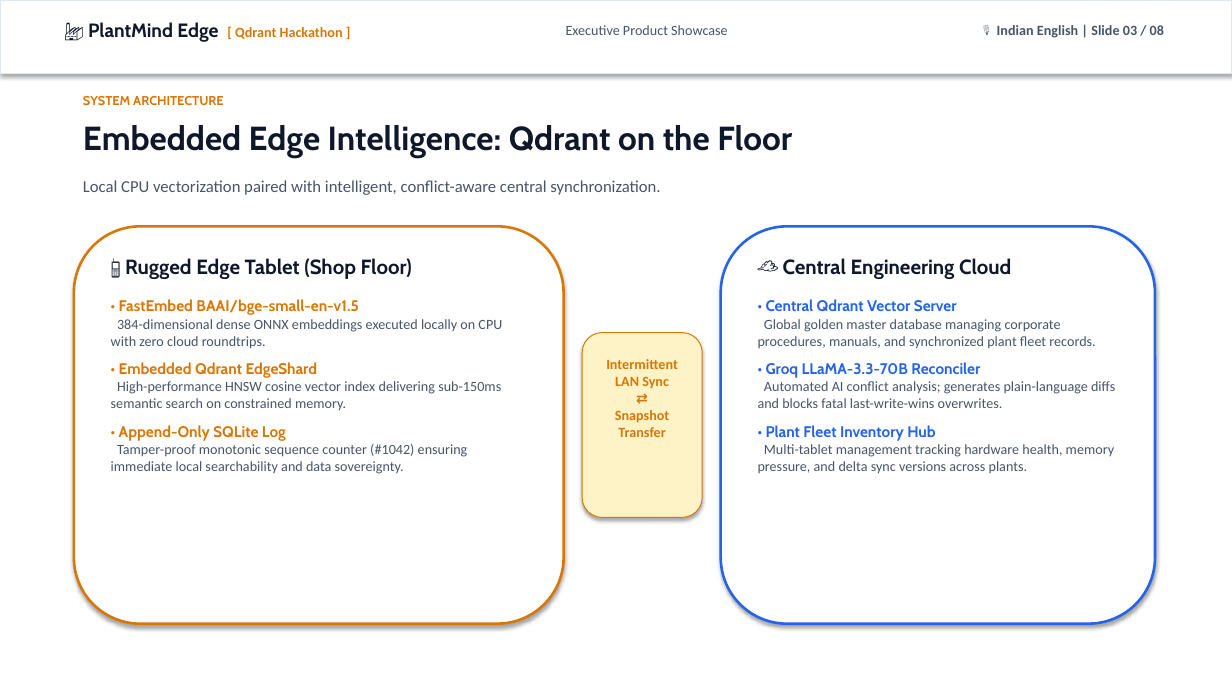
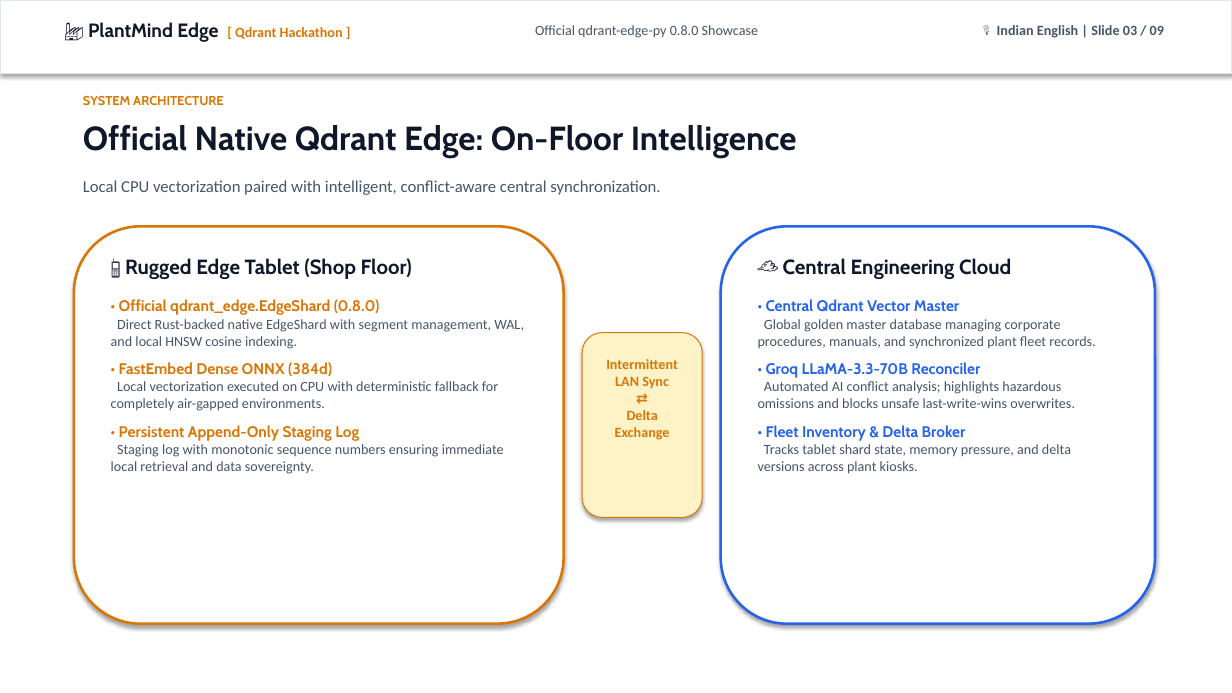
Before and after one commit to Pradhyut21/PlantMind-Edge-, a slide deck: slide 3 of PlantMind_Edge_Executive_Deck.pptx. Drawn at 1232x693 pixels with LibreOffice and Linux fonts; fonts in the diff are those of the drawing. Boxes give left, top, right and bottom in pixels: in the first picture for what was removed or moved away, otherwise in the second. Text is boxed around its words. In the diff, an @@ line names an element or a change of style, - is before the commit and + after.

Commit message:
feat: official qdrant-edge-py 0.8.0 integration, canonical assets, and strict 7/7 verification suite

```diff
--- a/PlantMind_Edge_Executive_Deck.pptx
+++ b/PlantMind_Edge_Executive_Deck.pptx
@@ text at (x1=535, y1=25, x2=759, y2=38): text changed @@
-Executive Product Showcase
+Official qdrant-edge-py 0.8.0 Showcase
@@ text at (x1=997, y1=25, x2=1164, y2=38): text changed @@
-🎙️ Indian English | Slide 03 / 08
+🎙️ Indian English | Slide 03 / 09
@@ text at (x1=83, y1=125, x2=797, y2=158): text changed @@
-Embedded Edge Intelligence: Qdrant on the Floor
+Official Native Qdrant Edge: On-Floor Intelligence
@@ text at (x1=111, y1=299, x2=524, y2=474): text changed @@
-• FastEmbed BAAI/bge-small-en-v1.5
-384-dimensional dense ONNX embeddings executed locally on CPU with zero cloud roundtrips.
-• Embedded Qdrant EdgeShard
-High-performance HNSW cosine vector index delivering sub-150ms semantic search on constrained memory.
-• Append-Only SQLite Log
-Tamper-proof monotonic sequence counter (#1042) ensuring immediate local searchability and data sovereignty.
+• Official qdrant_edge.EdgeShard (0.8.0)
+Direct Rust-backed native EdgeShard with segment management, WAL, and local HNSW cosine indexing.
+• FastEmbed Dense ONNX (384d)
+Local vectorization executed on CPU with deterministic fallback for completely air-gapped environments.
+• Persistent Append-Only Staging Log
+Staging log with monotonic sequence numbers ensuring immediate local retrieval and data sovereignty.
@@ text at (x1=766, y1=299, x2=959, y2=311): text changed @@
-• Central Qdrant Vector Server
+• Central Qdrant Vector Master
@@ text at (x1=606, y1=359, x2=678, y2=440): text changed @@
-Intermittent
-LAN Sync
-⇄
-Snapshot
-Transfer
+Intermittent
+LAN Sync
+⇄
+Delta
+Exchange
@@ text at (x1=758, y1=381, x2=1075, y2=474): text changed @@
-Automated AI conflict analysis; generates plain-language diffs and blocks fatal last-write-wins overwrites.
-• Plant Fleet Inventory Hub
-Multi-tablet management tracking hardware health, memory pressure, and delta sync versions across plants.
+Automated AI conflict analysis; highlights hazardous omissions and blocks unsafe last-write-wins overwrites.
+• Fleet Inventory & Delta Broker
+Tracks tablet shard state, memory pressure, and delta versions across plant kiosks.
```
Also in this commit, not shown: 6 other slides changed, 2 slides added, 1 slide removed, 46 other files.
